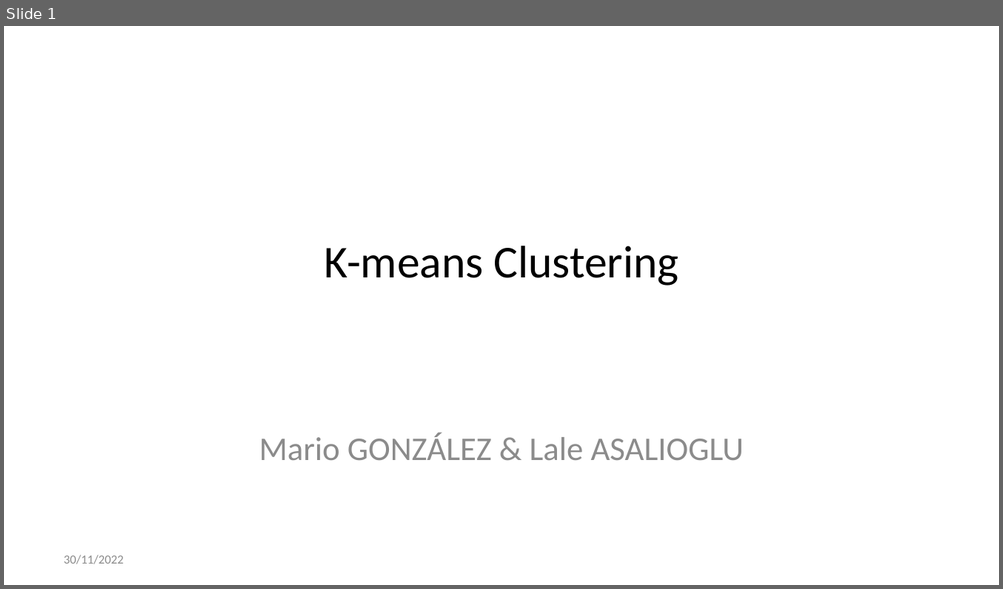
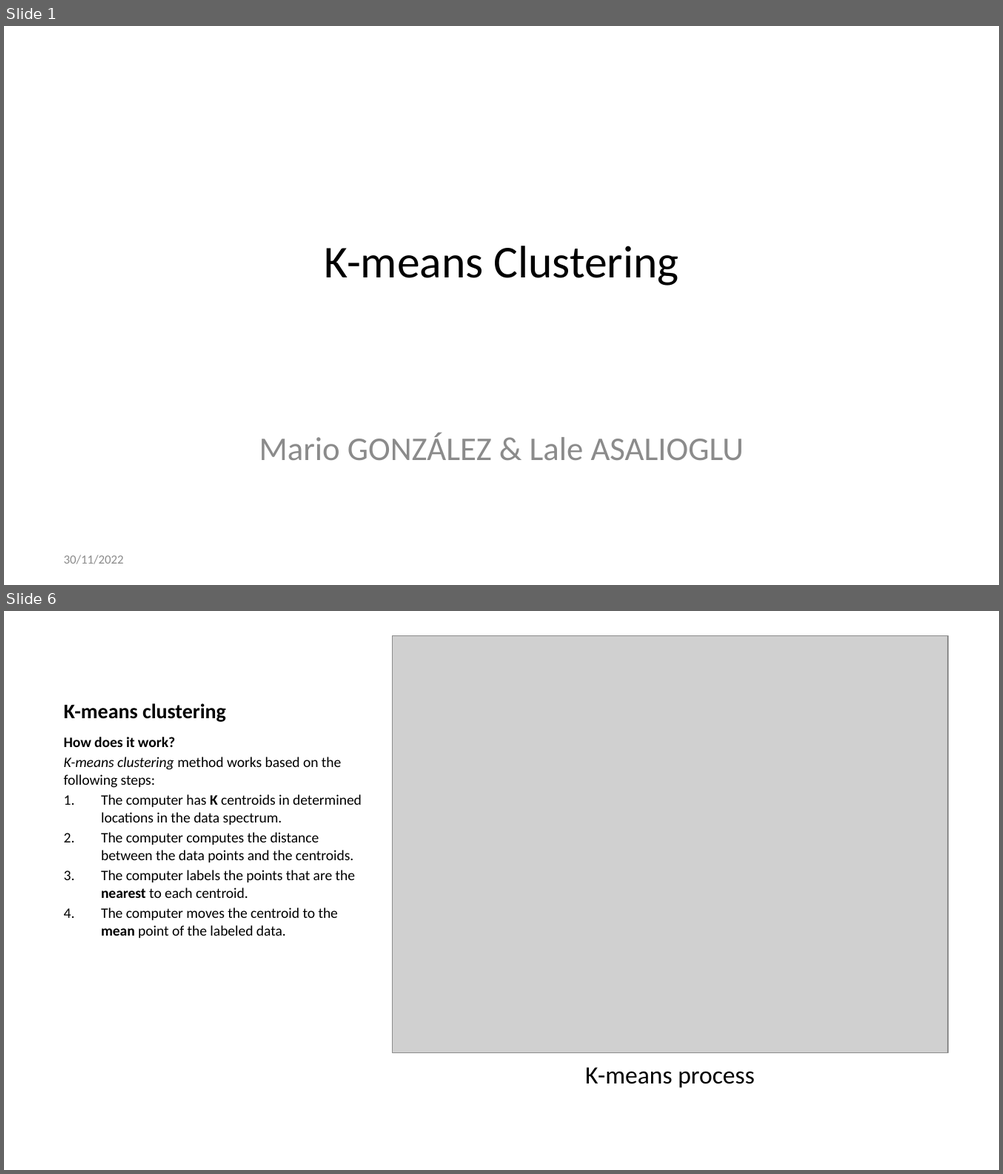
Before and after one commit to Rionzagal/ESILV-notes, a slide deck: src/Machine Learning/k_means/k_means_clustering.pptx. Shown one above the other, each under a label of ours: slide 1 before the commit, slides 1 and 6 after it; the slides between them are not shown. The pictures are 1003x589 and 1003x1174 pixels, drawn with LibreOffice and Linux fonts; fonts in the diff are those of the drawing; grey boxes stand for pictures. Boxes give left, top, right and bottom in pixels: in the first picture for what was removed or moved away, otherwise in the second. Text is boxed around its words. In the diff, an @@ line names an element or a change of style, - is before the commit and + after.

```diff
--- a/src/Machine Learning/k_means/k_means_clustering.pptx
+++ b/src/Machine Learning/k_means/k_means_clustering.pptx
@@ slide 6 added at (4, 611, 999, 1170), background #FFFFFF @@
@@ picture added at (392, 636, 947, 1053) @@
@@ title added at (64, 703, 226, 722), 15 pt, text #000000, bold @@
+K-means clustering
@@ text added at (64, 737, 361, 938), 10.5 pt, text #000000 @@
+How does it work?
+K-means clustering method works based on the following steps:
+1. The computer has K centroids in determined locations in the data spectrum.
+2. The computer computes the distance between the data points and the centroids.
+3. The computer labels the points that are the nearest to each centroid.
+4. The computer moves the centroid to the mean point of the labeled data.
@@ text added at (585, 1068, 754, 1088), 18 pt, text #000000 @@
+K-means process
```
Also in this commit, not shown: 1 slide changed, 3 other slides added, 1 slide removed, 5 other files.
